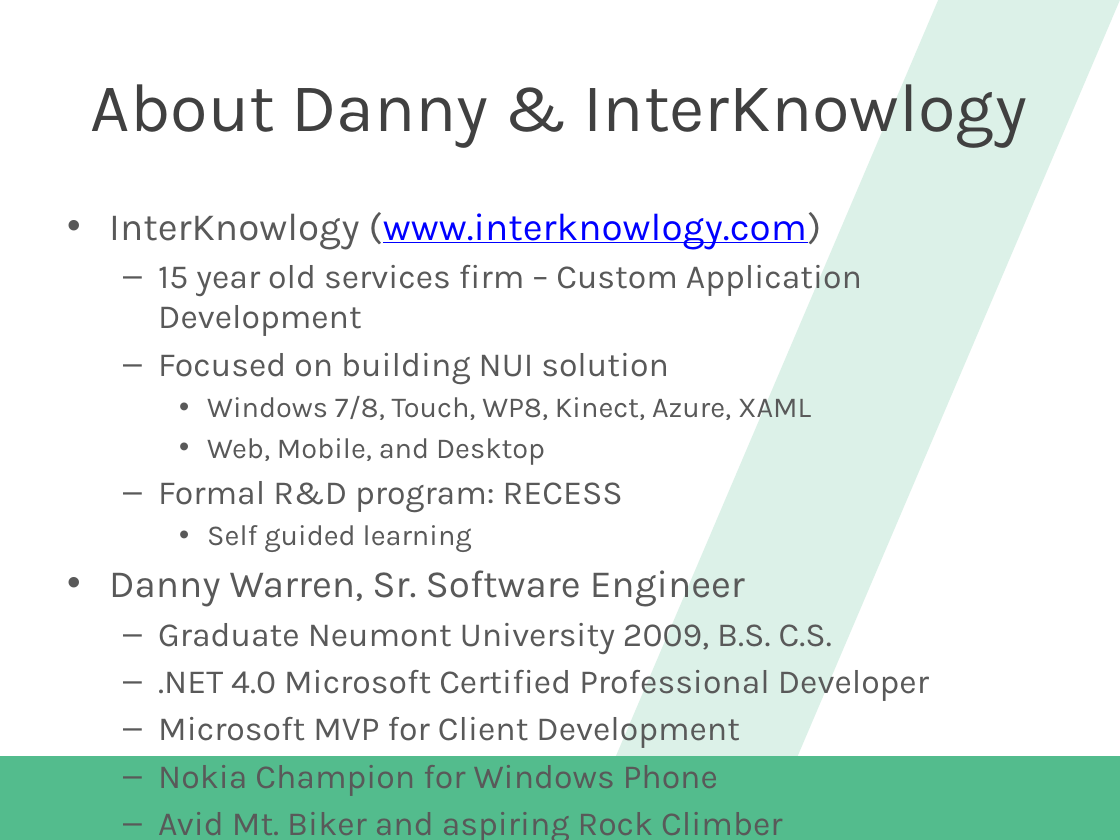
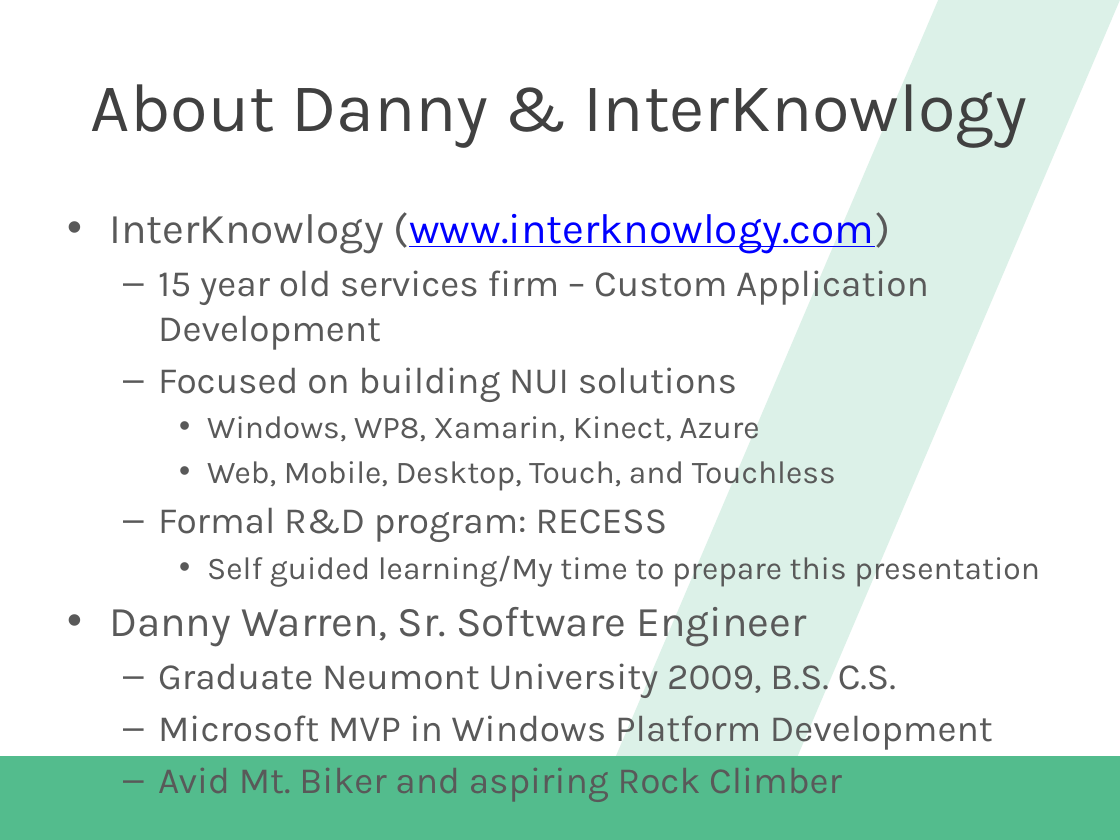
Before and after one commit to dannydwarren/WindowsLocationAndProximity, a slide deck: slide 2 of Master Windows 8.1 Location and Proximity Capabilities.pptx. Drawn at 1120x840 pixels with LibreOffice and Linux fonts; fonts in the diff are those of the drawing; background and template pictures are left out. Boxes give left, top, right and bottom in pixels: in the first picture for what was removed or moved away, otherwise in the second. Text is boxed around its words. In the diff, an @@ line names an element or a change of style, - is before the commit and + after.

Commit message:
Updated Slide Deck

```diff
--- a/Master Windows 8.1 Location and Proximity Capabilities.pptx
+++ b/Master Windows 8.1 Location and Proximity Capabilities.pptx
@@ text at (109,212,929,802): size 24.8 to 27.2 pt in "InterKnowlogy (www.interknowlogy.com)", "Danny Warren, Sr. Software Engineer"; size 21.7 to 23.8 pt in "15 year old services firm – Custom ...", "Formal R&D program: RECESS", "Graduate Neumont University 2009, B.S. C.S.", "Avid Mt. Biker and aspiring Rock Climber" @@
@@ text at (158,367,836,490): text changed; size 18.6 to 20.4 pt @@
-  – Focused on building NUI solution
-    • Windows 7/8, Touch, WP8, Kinect, Azure, XAML
-    • Web, Mobile, and Desktop
+  – Focused on building NUI solutions
+    • Windows, WP8, Xamarin, Kinect, Azure
+    • Web, Mobile, Desktop, Touch, and Touchless
@@ text at (207,556,1040,587): text changed; size 18.6 to 20.4 pt @@
-    • Self guided learning
+    • Self guided learning/My time to prepare this presentation
@@ text at (158,715,993,750): text changed; size 21.7 to 23.8 pt @@
-  – .NET 4.0 Microsoft Certified Professional Developer
-  – Microsoft MVP for Client Development
-  – Nokia Champion for Windows Phone
+  – Microsoft MVP in Windows Platform Development
```
Also in this commit, not shown: 3 other slides changed.
